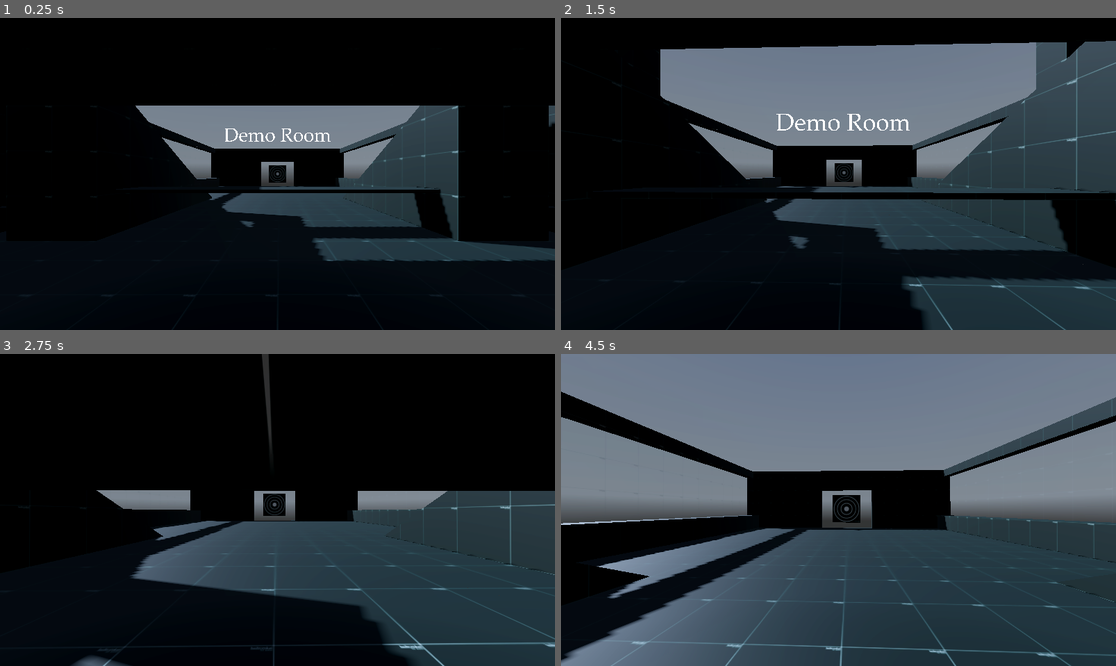
Above: before the commit, frames 1-4 (two rows, left to right).
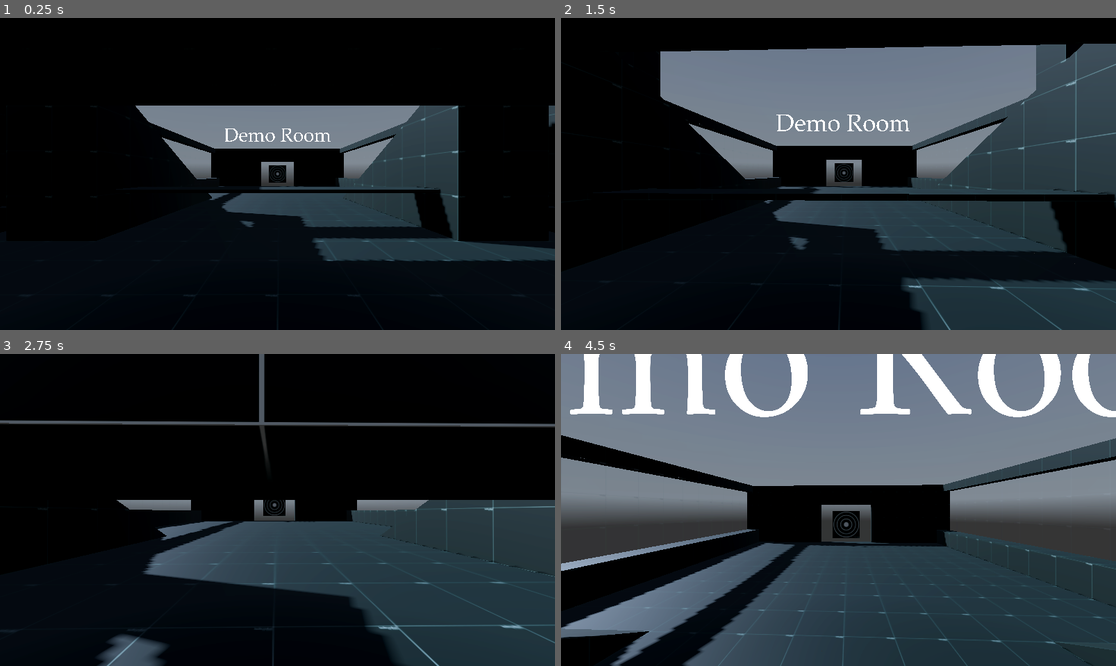
Above: after the commit, the same moments.

Repository: haifromkai/demo_room
Game: Godot game, scene res://Scenes/world.tscn
The game is run twice, just before and just after one commit, with the same random seed, the same clock (stepped at 60 frames per second) and the same inputs. A sky picture missing from this copy of the repository is replaced by a grey-blue gradient.
Inputs (mouse positions are in pixels of both pictures, inside the frame that each line leads up to):
- Up to frame 1 (0.25 s): no input
- Up to frame 2 (1.5 s): tap Enter at 0.5 s; move the mouse to (866, 174) at 0.52 s; hold W (forward) from 0.53 s (still down); tap Space (jump) at 0.6, 0.77, 1.07 s; move the mouse to (810, 174) at 1.27 s; tap C (crawl) at 1.35 s
- Up to frame 3 (2.75 s): keep holding W (forward); tap Space (jump) at 1.52, 1.55, 1.82, 2.3 s; move the mouse to (288, 503) at 2.02 s; hold Ctrl (crouch) from 2.03 s (still down)
- Up to frame 4 (4.5 s): keep holding W (forward); move the mouse to (832, 516) at 2.77 s; release Ctrl (crouch) at 2.78 s; tap Shift (sprint) at 2.85 s; tap Space (jump) at 3.02, 3.05, 3.32, 3.6, 3.77, 4.07 s; move the mouse to (877, 513) at 3.52 s; move the mouse to (794, 506) at 4.27 s; tap C (crawl) at 4.35 s

The runs differ from the first frame. In frame 1, less than 0.1% of the frame differs, in the area x 35-76%, y 35-55%; in frame 2, 2.6%; in frame 3, 7.2%; in frame 4, 29%, in the area x 0-100%, y 0-100%.

Commit message:
Adjusted player jump speed

Diff:
--- a/demo_room/Scripts/Demo Player.gd
+++ b/demo_room/Scripts/Demo Player.gd
@@ -7,7 +7,7 @@
 const crouch_speed = 1.4
 const crawl_speed = 1.0
 const sprint_speed = 5.5
-const jump_velocity = 6.8
+const jump_velocity = 6.1
 const head_height = 0.558
 
 var speed
@@ -46,7 +46,11 @@
 func _physics_process(delta):
 	# Add Gravity
 	if not is_on_floor():
-		velocity.y -= gravity * delta * 1.8
+		velocity.y -= gravity * delta * 1.5
+
+	# Direction Handling
+	var input_dir = Input.get_vector("left", "right", "forward", "backward")
+	var direction = (head.transform.basis * Vector3(input_dir.x, 0, input_dir.y)).normalized()
 
 	# Jump Handling
 	if Input.is_action_just_pressed("jump") and is_on_floor() and !Input.is_action_pressed("crouch") and !Input.is_action_pressed("crawl") and !player_raycast.is_colliding():
@@ -103,11 +107,6 @@
 			else:
 				speed = walk_speed
 	#-------------------------------------------------------------------------------------
-
-	# Movement Handling
-	var input_dir = Input.get_vector("left", "right", "forward", "backward")
-	var direction = (head.transform.basis * Vector3(input_dir.x, 0, input_dir.y)).normalized()
-
 	# Add Inertia
 	if is_on_floor():
 		# Starting Speed
--- a/demo_room/project.godot
+++ b/demo_room/project.godot
@@ -13,7 +13,9 @@
 config/name="demo_room"
 run/main_scene="res://Scenes/world.tscn"
 config/features=PackedStringArray("4.2", "Forward Plus")
-config/icon="res://icon.PNG"
+boot_splash/bg_color=Color(0.141176, 0.141176, 0.141176, 1)
+config/icon="res://icon.png"
+boot_splash/minimum_display_time=1000
 
 [autoload]
 
Binary file changed: demo_room/icon.PNG
Not shown, changed: demo_room/icon.PNG.import
